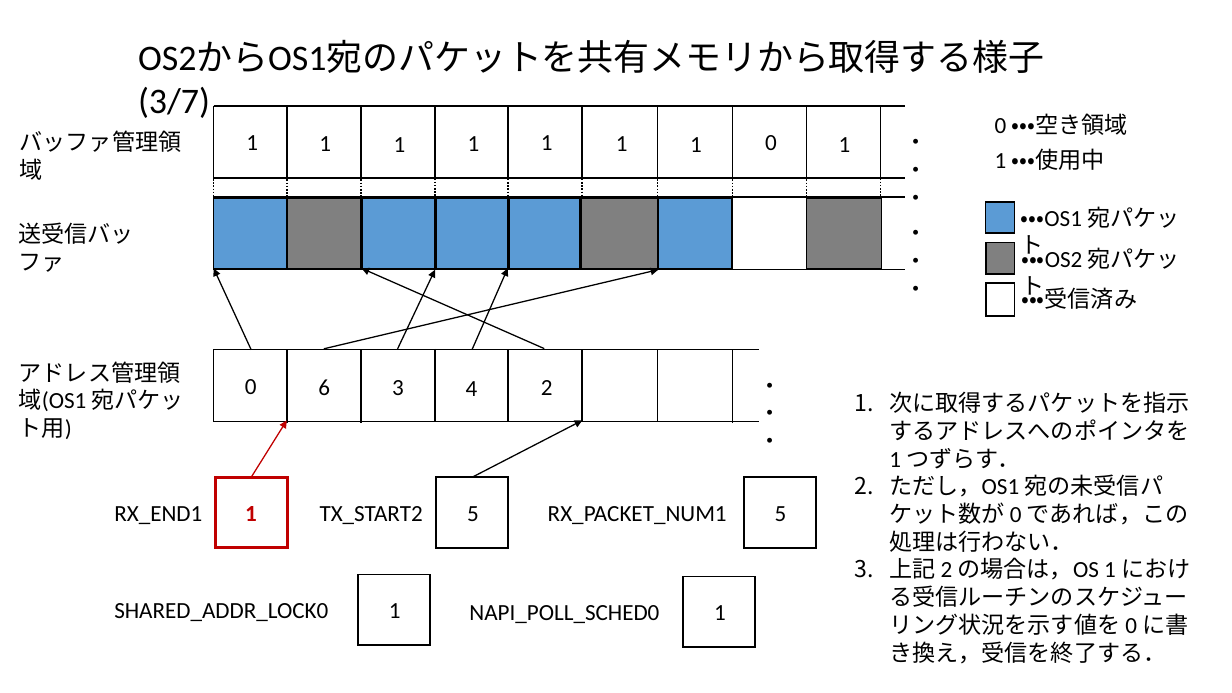
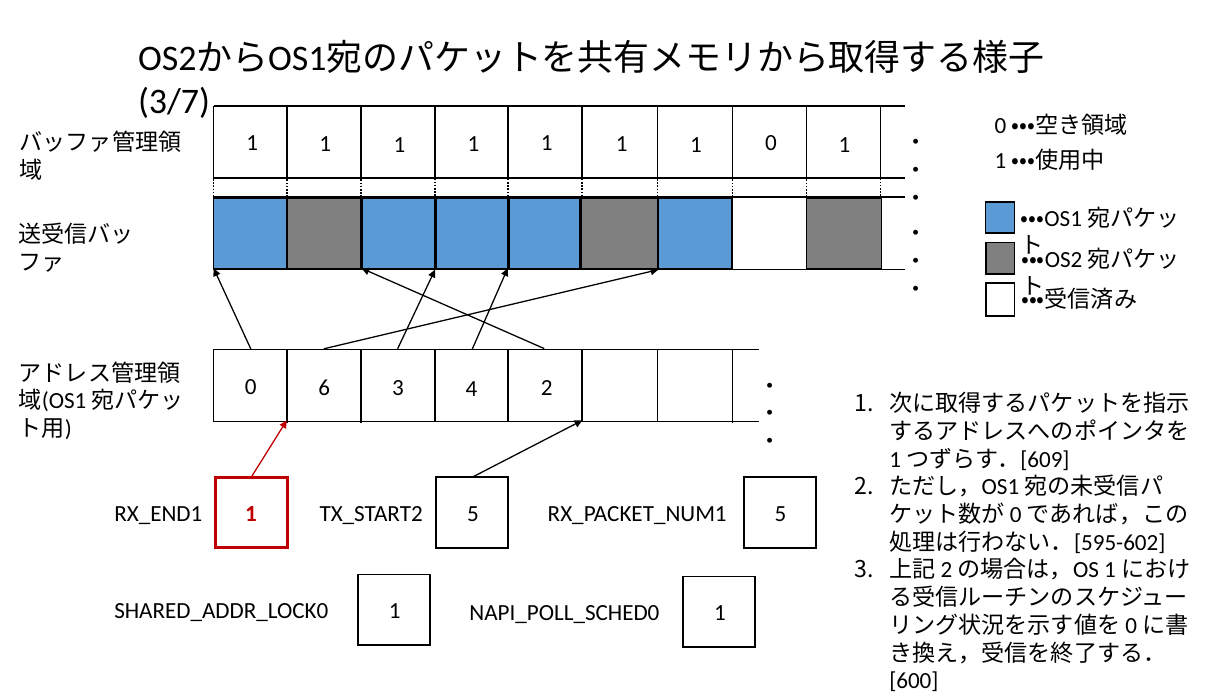
Before and after one commit to yoshida-shu/materials, a slide deck: slide 13 of snull.pptx. Drawn at 1232x693 pixels with LibreOffice and Linux fonts; fonts in the diff are those of the drawing. Boxes give left, top, right and bottom in pixels: in the first picture for what was removed or moved away, otherwise in the second. Text is boxed around its words. In the diff, an @@ line names an element or a change of style, - is before the commit and + after.

```diff
--- a/snull.pptx
+++ b/snull.pptx
@@ text at [889, 391, 1190, 691]: text changed @@
-1. 次に取得するパケットを指示するアドレスへのポインタを 1 つずらす．
-2. ただし，OS1 宛の未受信パケット数が 0 であれば，この処理は行わない．
-3. 上記 2 の場合は，OS 1 における受信ルーチンのスケジューリング状況を示す値を 0 に書き換え，受信を終了する．
+1. 次に取得するパケットを指示するアドレスへのポインタを 1 つずらす．[609]
+2. ただし，OS1 宛の未受信パケット数が 0 であれば，この処理は行わない．[595-602]
+3. 上記 2 の場合は，OS 1 における受信ルーチンのスケジューリング状況を示す値を 0 に書き換え，受信を終了する．[600]
```
Also in this commit, not shown: 15 other slides changed, 1 other file.
